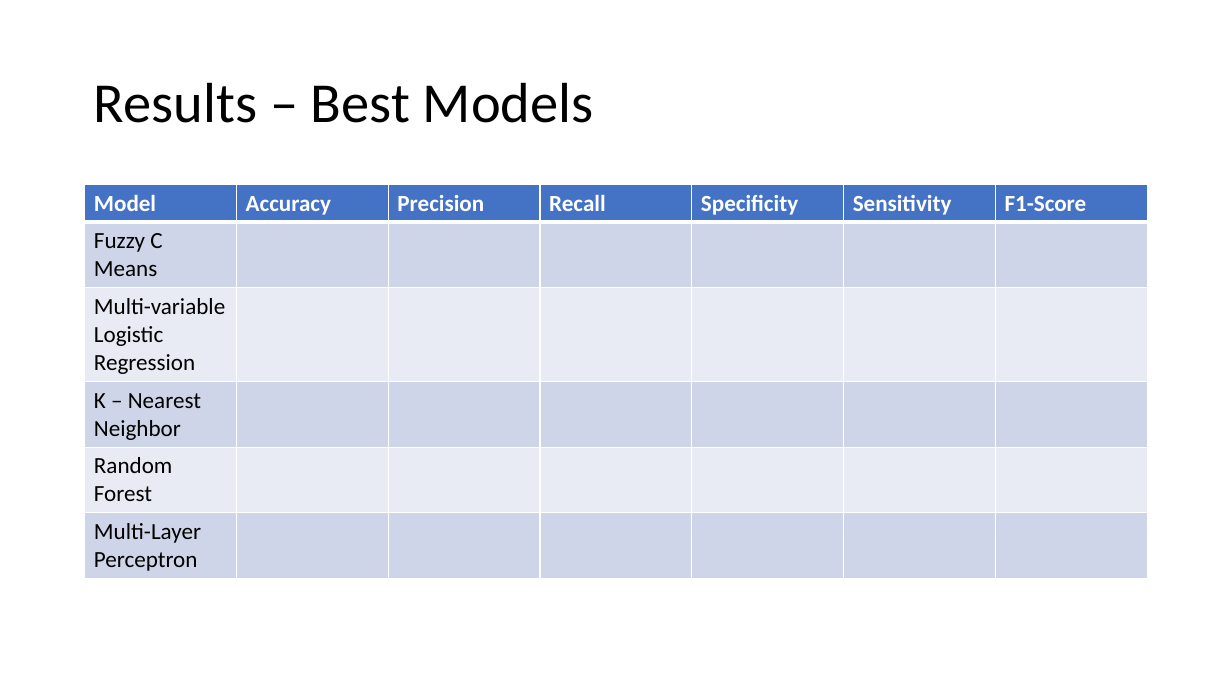
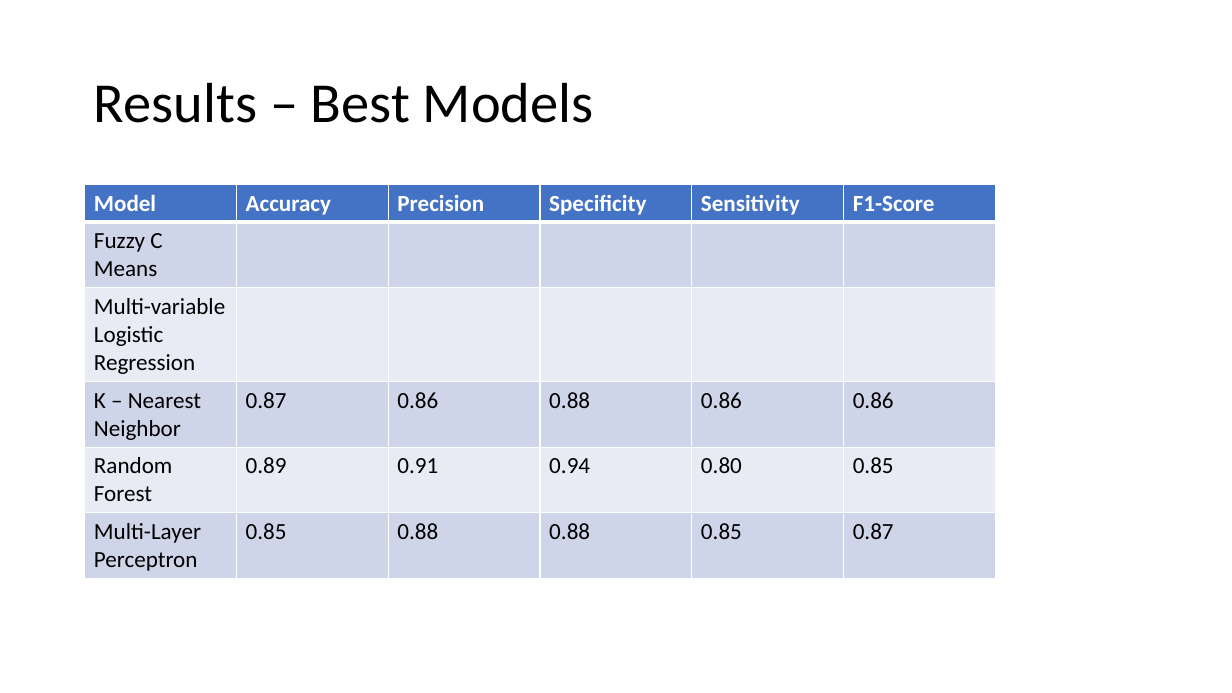
Before and after one commit to randm4940/CS-7830-Fall-2019-Project, a slide deck: slide 11 of documents/presentation.pptx (slide 7 before the commit). Drawn at 1232x693 pixels with LibreOffice and Linux fonts; fonts in the diff are those of the drawing. Boxes give left, top, right and bottom in pixels: in the first picture for what was removed or moved away, otherwise in the second. Text is boxed around its words. In the diff, an @@ line names an element or a change of style, - is before the commit and + after.

```diff
--- a/documents/presentation.pptx
+++ b/documents/presentation.pptx
@@ table at <box>85,185,994,575</box> @@
-column 2: Accuracy |  |  |  |  | 
-column 3: Precision |  |  |  |  | 
-column 4: Recall |  |  |  |  | 
-column 5: Specificity |  |  |  |  | 
-column 6: Sensitivity |  |  |  |  | 
-column 7: F1-Score |  |  |  |  | 
+column 2: Accuracy |  |  | 0.87 | 0.89 | 0.85
+column 3: Precision |  |  | 0.86 | 0.91 | 0.88
+column 4: Specificity |  |  | 0.88 | 0.94 | 0.88
+column 5: Sensitivity |  |  | 0.86 | 0.80 | 0.85
+column 6: F1-Score |  |  | 0.86 | 0.85 | 0.87
@@ table: place and size @@
-table at <box>85,185,1146,575</box>
+table at <box>85,185,994,575</box>
```
Also in this commit, not shown: 4 slides added, 1 slide removed.
